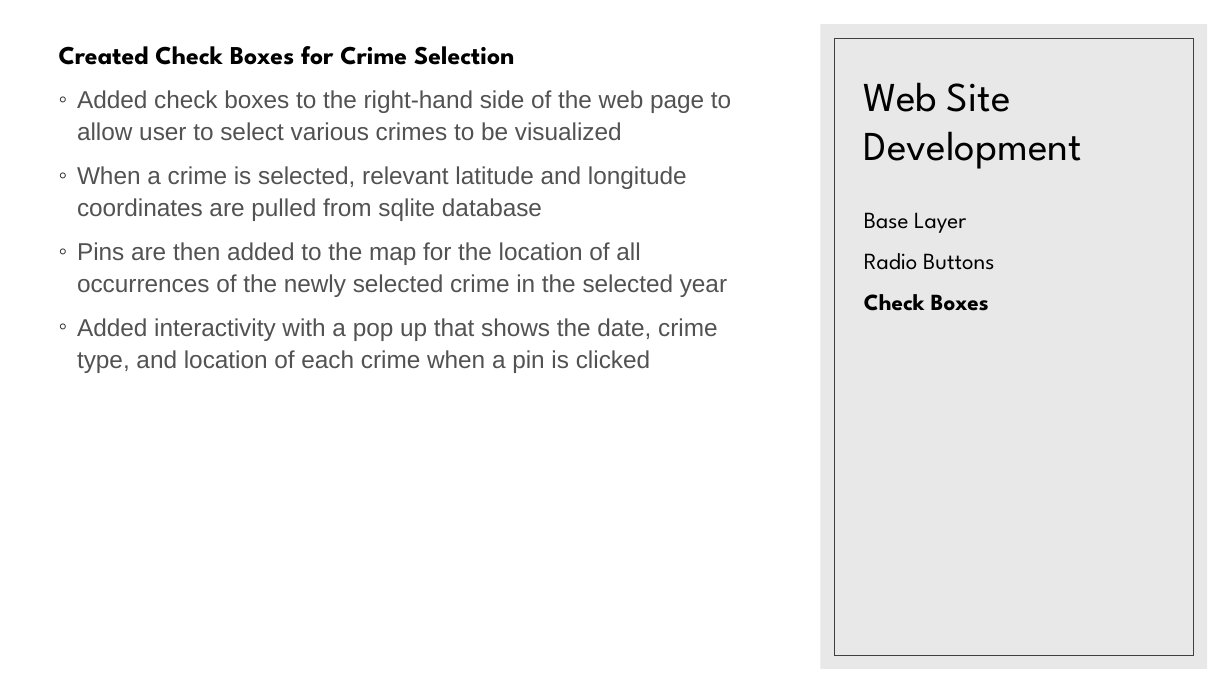
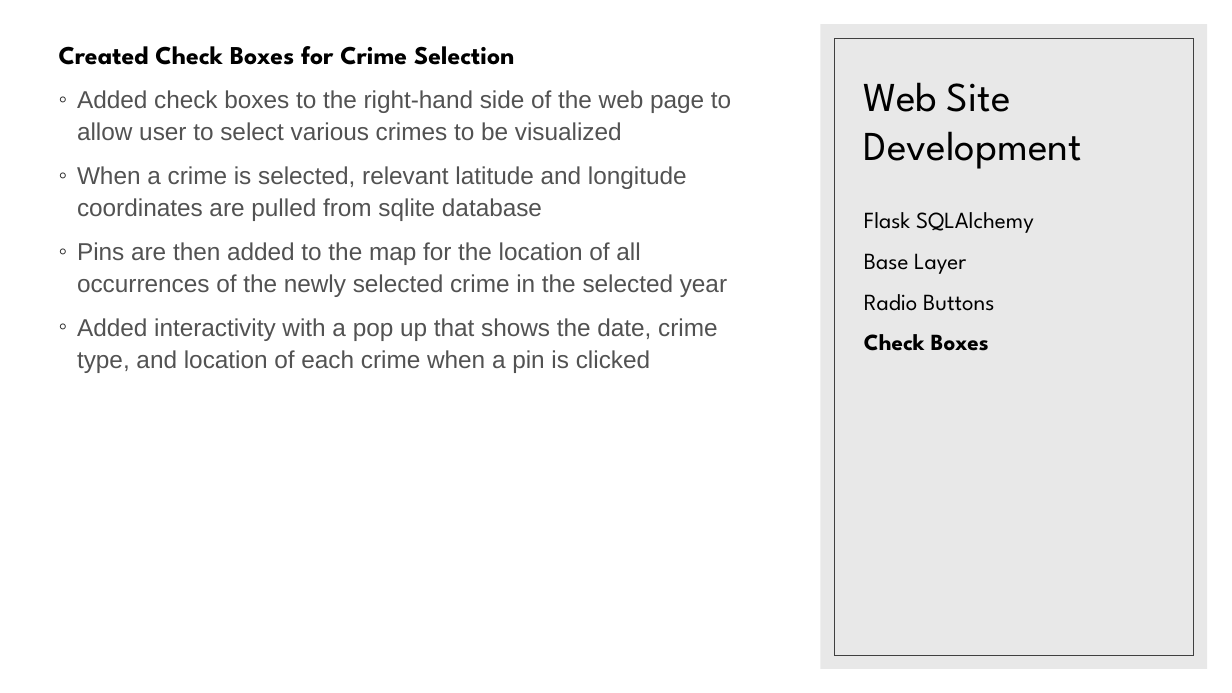
Before and after one commit to bsitati/Comparing-Annual-Median-Income-and-Annual-Crimes-in-Chicago, a slide deck: slide 13 of Files/Project_II.pptx (slide 12 before the commit). Drawn at 1232x693 pixels with LibreOffice and Linux fonts; fonts in the diff are those of the drawing. Boxes give left, top, right and bottom in pixels: in the first picture for what was removed or moved away, otherwise in the second. Text is boxed around its words. In the diff, an @@ line names an element or a change of style, - is before the commit and + after.

```diff
--- a/Files/Project_II.pptx
+++ b/Files/Project_II.pptx
@@ text at <box>864,212,1034,233</box>: paragraph added @@
+Flask SQLAlchemy
```
Also in this commit, not shown: 7 other slides changed, 1 slide added.
